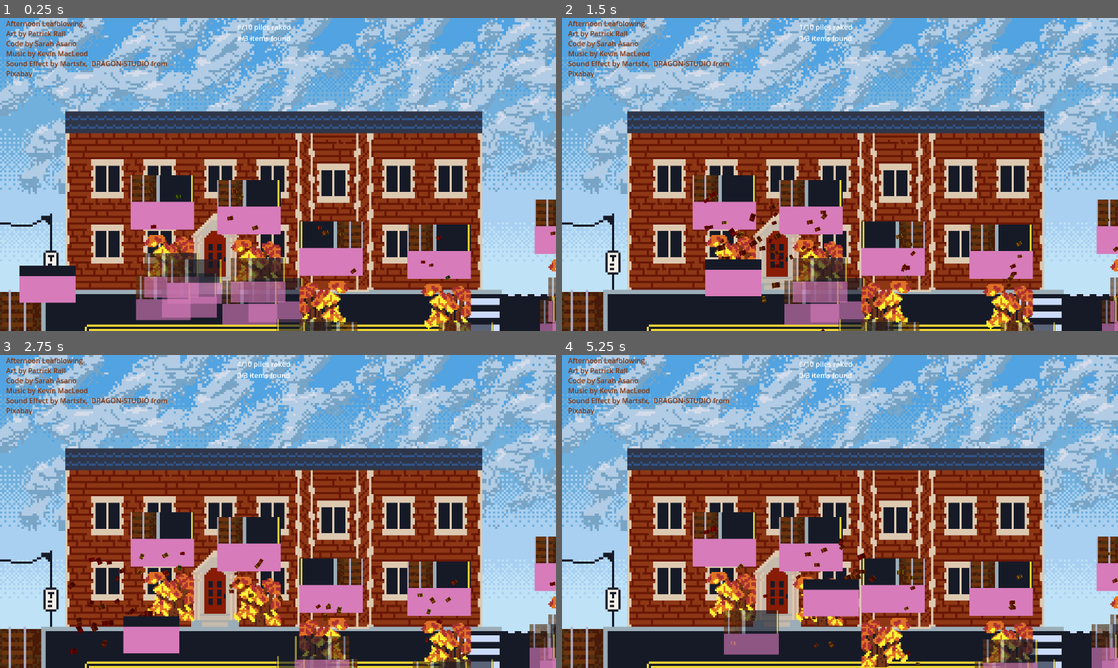
Above: before the commit, frames 1-4 (two rows, left to right).
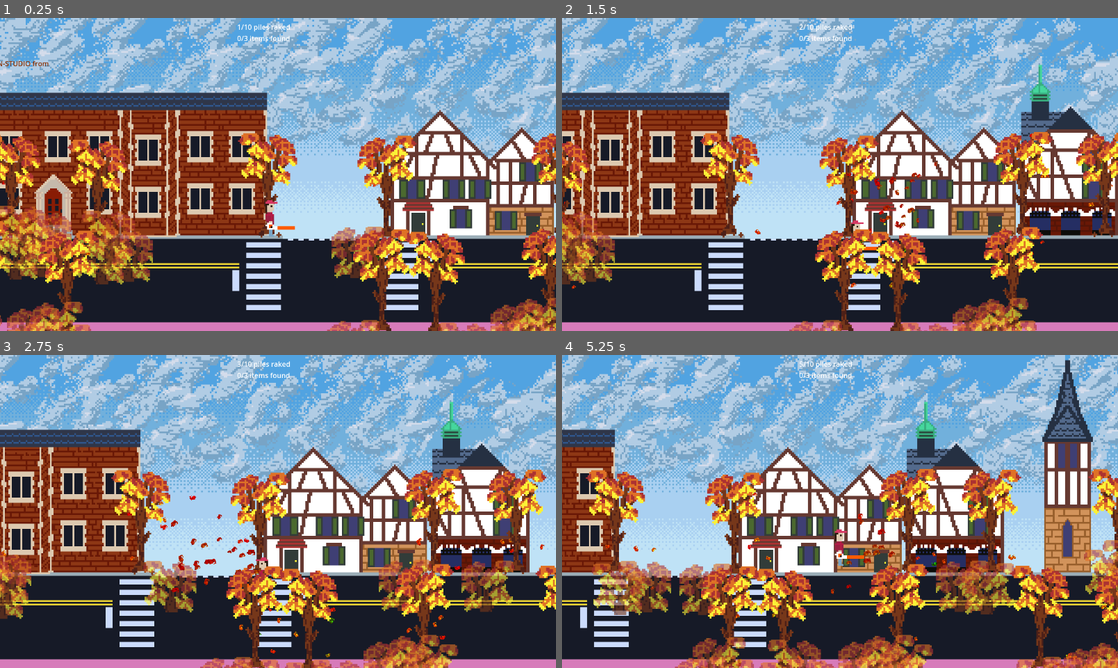
Above: after the commit, the same moments.

Repository: firelighted/cozyjam2025
Game: Godot game, scene res://src/scenes_scripts/main.tscn
Same seed, same stepped clock (60 frames per second), same inputs: the game is played once before the commit and once after it.
Inputs:
- Up to frame 1 (0.25 s): no input
- Up to frame 2 (1.5 s): tap Enter (ui_accept) at 0.5, 0.6, 0.77, 1.07, 1.35 s; hold Right (ui_right) from 0.53 s (still down)
- Up to frame 3 (2.75 s): tap Enter (ui_accept) at 1.52, 1.82, 2.1 s; release Right (ui_right) at 2.03 s; hold Left (ui_left) from 2.03 s (still down)
- Up to frame 4 (5.25 s): release Left (ui_left) at 2.78 s; hold Right (ui_right) 2.78-4.28 s; tap Enter (ui_accept) at 2.85, 3.02, 3.32, 3.6, 3.77, 4.07, 4.35, 4.52, 4.82, 5.1 s; hold Left (ui_left) 4.28-5.03 s; hold Right (ui_right) from 5.03 s (still down)

The runs differ from the first frame. In frame 1, 85% of the frame differs, in the area x 0-100%, y 0-100%; in frame 2, 84%; in frame 3, 82%; in frame 4, 84%.

Commit message:
tree sprite ordering

Diff:
--- a/assets/leaf.tres
+++ b/assets/leaf.tres
@@ -4,4 +4,4 @@
 
 [resource]
 atlas = ExtResource("1_hdxrs")
-region = Rect2(31.6552, 650.671, 48.0842, 31.5552)
+region = Rect2(44.946, 774.242, 52.5921, 36.8145)
--- a/assets/pile.tres
+++ b/assets/pile.tres
@@ -4,4 +4,4 @@
 
 [resource]
 atlas = ExtResource("1_qmu1o")
-region = Rect2(35.4308, 649.831, 126.472, 102.892)
+region = Rect2(52.9236, 782.308, 122.769, 118.872)
--- a/assets/player.tres
+++ b/assets/player.tres
@@ -4,4 +4,4 @@
 
 [resource]
 atlas = ExtResource("1_avtko")
-region = Rect2(849.921, 679.579, 129.261, 85.124)
+region = Rect2(905.546, 793.413, 87.6034, 101.653)
--- a/assets/tree1.tres
+++ b/assets/tree1.tres
@@ -4,4 +4,4 @@
 
 [resource]
 atlas = ExtResource("1_yjvqs")
-region = Rect2(17, 643, 146.537, 250.852)
+region = Rect2(47.795, 772.314, 146.557, 251.24)
--- a/src/scenes_scripts/falltree.tscn
+++ b/src/scenes_scripts/falltree.tscn
@@ -13,6 +13,7 @@
 size = Vector2(130, 104.75)
 
 [node name="FallTree" type="Sprite2D"]
+y_sort_enabled = true
 texture = ExtResource("1_4u5mn")
 script = ExtResource("2_ronpq")
 
@@ -35,12 +36,10 @@
 position = Vector2(62, 151)
 
 [node name="Sprite2D4" type="Sprite2D" parent="PileParent"]
-visible = false
 modulate = Color(1, 1, 1, 0.623529)
 texture = ExtResource("2_puh36")
 
 [node name="Sprite2D5" type="Sprite2D" parent="PileParent"]
-visible = false
 modulate = Color(1, 1, 1, 0.623529)
 position = Vector2(-60, 6)
 texture = ExtResource("2_puh36")
--- a/src/scenes_scripts/main.tscn
+++ b/src/scenes_scripts/main.tscn
@@ -30,6 +30,43 @@
 [sub_resource type="CircleShape2D" id="CircleShape2D_rvmg3"]
 radius = 60.0
 
+[sub_resource type="Animation" id="Animation_1dgxd"]
+resource_name = "jump"
+length = 0.5
+tracks/0/type = "value"
+tracks/0/imported = false
+tracks/0/enabled = true
+tracks/0/path = NodePath("CharSprite:position")
+tracks/0/interp = 1
+tracks/0/loop_wrap = true
+tracks/0/keys = {
+"times": PackedFloat32Array(0, 0.133333, 0.266667, 0.4),
+"transitions": PackedFloat32Array(1, 1, 1, 1),
+"update": 0,
+"values": [Vector2(0, -47), Vector2(0, -67), Vector2(0, -50), Vector2(0, 0)]
+}
+
+[sub_resource type="Animation" id="Animation_wjbgh"]
+length = 0.001
+tracks/0/type = "value"
+tracks/0/imported = false
+tracks/0/enabled = true
+tracks/0/path = NodePath("CharSprite:position")
+tracks/0/interp = 1
+tracks/0/loop_wrap = true
+tracks/0/keys = {
+"times": PackedFloat32Array(0),
+"transitions": PackedFloat32Array(1),
+"update": 0,
+"values": [Vector2(0, -47)]
+}
+
+[sub_resource type="AnimationLibrary" id="AnimationLibrary_73g7s"]
+_data = {
+&"RESET": SubResource("Animation_wjbgh"),
+&"jump": SubResource("Animation_1dgxd")
+}
+
 [node name="Main" type="Node"]
 script = ExtResource("1_8bppn")
 
@@ -46,6 +83,10 @@
 
 [node name="GroundCollisionShape2D" type="CollisionShape2D" parent="Background/GroundStaticBody2D"]
 position = Vector2(1425, 34)
+shape = SubResource("RectangleShape2D_ne0no")
+
+[node name="GroundCollisionShape2D2" type="CollisionShape2D" parent="Background/GroundStaticBody2D"]
+position = Vector2(1420, -310)
 shape = SubResource("RectangleShape2D_ne0no")
 
 [node name="BackgroundExtraSky" type="Sprite2D" parent="Background"]
@@ -55,54 +96,86 @@
 offset = Vector2(1600, 100)
 
 [node name="Background" type="Sprite2D" parent="Background"]
-position = Vector2(0, 175)
-scale = Vector2(1.25, 1.25)
+position = Vector2(0, 1)
 texture = ExtResource("1_rvmg3")
 offset = Vector2(1600, 100)
 
 [node name="TreeParent" type="Node" parent="."]
 
 [node name="Tree" parent="TreeParent" instance=ExtResource("3_1dgxd")]
-position = Vector2(374, 492)
+position = Vector2(303, 391)
 
 [node name="Tree2" parent="TreeParent" instance=ExtResource("3_1dgxd")]
-position = Vector2(573, 503)
+position = Vector2(502, 402)
 
 [node name="Tree3" parent="TreeParent" instance=ExtResource("3_1dgxd")]
-position = Vector2(762, 598)
+position = Vector2(98, 368)
 
 [node name="Tree4" parent="TreeParent" instance=ExtResource("3_1dgxd")]
-position = Vector2(1304, 548)
-
-[node name="Tree5" parent="TreeParent" instance=ExtResource("3_1dgxd")]
-position = Vector2(1397, 548)
+position = Vector2(894, 387)
 
 [node name="Tree6" parent="TreeParent" instance=ExtResource("3_1dgxd")]
-position = Vector2(1480, 548)
+position = Vector2(1159, 393)
 
 [node name="Tree7" parent="TreeParent" instance=ExtResource("3_1dgxd")]
-position = Vector2(1654, 587)
+position = Vector2(1560, 384)
 
 [node name="Tree8" parent="TreeParent" instance=ExtResource("3_1dgxd")]
-position = Vector2(1781, 543)
+position = Vector2(1750, 386)
 
 [node name="Tree9" parent="TreeParent" instance=ExtResource("3_1dgxd")]
-position = Vector2(1011, 605)
+position = Vector2(3041, 376)
 
 [node name="Tree10" parent="TreeParent" instance=ExtResource("3_1dgxd")]
-position = Vector2(2640, 546)
-
-[node name="Tree11" parent="TreeParent" instance=ExtResource("3_1dgxd")]
-position = Vector2(2235, 546)
+position = Vector2(2051, 385)
 
 [node name="Tree12" parent="TreeParent" instance=ExtResource("3_1dgxd")]
-position = Vector2(1950, 551)
-
-[node name="Tree13" parent="TreeParent" instance=ExtResource("3_1dgxd")]
-position = Vector2(2482, 551)
+position = Vector2(2301, 394)
 
 [node name="Tree14" parent="TreeParent" instance=ExtResource("3_1dgxd")]
-position = Vector2(2482, 551)
+position = Vector2(2530, 399)
+
+[node name="TreeParent2" type="Node" parent="."]
+
+[node name="Tree" parent="TreeParent2" instance=ExtResource("3_1dgxd")]
+z_index = 200
+position = Vector2(424, 612)
+
+[node name="Tree3" parent="TreeParent2" instance=ExtResource("3_1dgxd")]
+z_index = 200
+position = Vector2(219, 589)
+
+[node name="Tree5" parent="TreeParent2" instance=ExtResource("3_1dgxd")]
+z_index = 200
+position = Vector2(1149, 608)
+
+[node name="Tree6" parent="TreeParent2" instance=ExtResource("3_1dgxd")]
+z_index = 200
+position = Vector2(1280, 614)
+
+[node name="Tree7" parent="TreeParent2" instance=ExtResource("3_1dgxd")]
+z_index = 200
+position = Vector2(1537, 603)
+
+[node name="Tree8" parent="TreeParent2" instance=ExtResource("3_1dgxd")]
+z_index = 200
+position = Vector2(1871, 607)
+
+[node name="Tree9" parent="TreeParent2" instance=ExtResource("3_1dgxd")]
+z_index = 200
+position = Vector2(3162, 597)
+
+[node name="Tree10" parent="TreeParent2" instance=ExtResource("3_1dgxd")]
+z_index = 200
+position = Vector2(2056, 619)
+
+[node name="Tree12" parent="TreeParent2" instance=ExtResource("3_1dgxd")]
+z_index = 200
+position = Vector2(2306, 628)
+
+[node name="Tree14" parent="TreeParent2" instance=ExtResource("3_1dgxd")]
+z_index = 200
+position = Vector2(2535, 633)
 
 [node name="LeafblowParticles" parent="." instance=ExtResource("4_agtjx")]
 position = Vector2(98, 586)
@@ -120,8 +193,8 @@
 color_initial_ramp = SubResource("Gradient_8ksqs")
 
 [node name="CharacterBody2D" type="CharacterBody2D" parent="."]
-z_index = 100
-position = Vector2(109, 584)
+y_sort_enabled = true
+position = Vector2(913, 506)
 script = ExtResource("1_cydo6")
 hud_label_path = NodePath("../Control/Label")
 
@@ -138,6 +211,8 @@
 shape = SubResource("CapsuleShape2D_cydo6")
 
 [node name="CharSprite" type="Sprite2D" parent="CharacterBody2D"]
+y_sort_enabled = true
+position = Vector2(0, -47)
 texture = ExtResource("8_8bppn")
 
 [node name="PlayerDetect" type="Area2D" parent="CharacterBody2D"]
@@ -155,6 +230,14 @@
 
 [node name="FinishPileTimer" type="Timer" parent="CharacterBody2D"]
 autostart = true
+
+[node name="AnimationPlayer" type="AnimationPlayer" parent="CharacterBody2D"]
+libraries = {
+&"": SubResource("AnimationLibrary_73g7s")
+}
+
+[node name="AnimationTree" type="AnimationTree" parent="CharacterBody2D"]
+anim_player = NodePath("../AnimationPlayer")
 
 [node name="BackgroundAudio" type="AudioStreamPlayer2D" parent="."]
 stream = ExtResource("3_ne0no")
--- a/src/scenes_scripts/player2d.gd
+++ b/src/scenes_scripts/player2d.gd
@@ -30,32 +30,50 @@
 	pile_audio = get_node(pile_audio_path)
 
 
-func _physics_process(delta: float) -> void:
-	# Add the gravity.
-	if not is_on_floor():
-		velocity.y += gravity * delta
+#func _physics_process(delta: float) -> void:
+	## Add the gravity.
+	#if not is_on_floor():
+		#velocity.y += gravity * delta
+#
+	## Handle jump.
+	#if Input.is_action_just_pressed("ui_accept") and is_on_floor():
+		#velocity.y = JUMP_VELOCITY
+#
+	## Get the input direction and handle the movement/deceleration.
+	## As good practice, you should replace UI actions with custom gameplay actions.
+	#var direction := Input.get_axis("ui_left", "ui_right")
+	#if direction:
+		#velocity.x = direction * SPEED
+	#else:
+		#velocity.x = move_toward(velocity.x, 0, SPEED)
+		#
+	#move_and_slide()
+		#
 
-	# Handle jump.
-	if Input.is_action_just_pressed("ui_accept") and is_on_floor():
-		velocity.y = JUMP_VELOCITY
+func _physics_process(delta):
+	var direction_topdown = Input.get_vector("ui_left", "ui_right", "ui_up", "ui_down")
+	velocity = direction_topdown * SPEED
 
-	# Get the input direction and handle the movement/deceleration.
-	# As good practice, you should replace UI actions with custom gameplay actions.
-	var direction := Input.get_axis("ui_left", "ui_right")
-	if direction:
-		velocity.x = direction * SPEED
-	else:
-		velocity.x = move_toward(velocity.x, 0, SPEED)
+	#if $CharSprite.position.y > 50:
+		#$CharSprite.position.y += gravity * delta
+	#elif  $CharSprite.position.y < 0:
+		#$CharSprite.position.y = 0
+	if Input.is_action_just_pressed("ui_accept"):
+		#$CharSprite.position.y += JUMP_VELOCITY * delta
+		$AnimationPlayer.play("jump")
+
+	move_and_slide()
+
+	var direction = direction_topdown.x
 
 	leafblow.orbit_velocity_max = direction + 1
 	leafblow.orbit_velocity_min = direction
 	leafblow.direction.x = direction
 	leafblow.emitting = (direction != 0)
-	footstep_audio.stream_paused = (direction == 0) or not is_on_floor()
+	footstep_audio.stream_paused = (direction_topdown.length_squared() == 0) or not is_on_floor()
 	leafblow.position = position + Vector2(32 * direction, -32)
 	if direction != 0:
 		$CharSprite.scale = Vector2(direction, 1)
-	move_and_slide()
 
 
 func _on_player_detect_body_entered(body: Node2D) -> void:
Not shown: 1 places in src/scenes_scripts/main.tscn that only renumber resources
